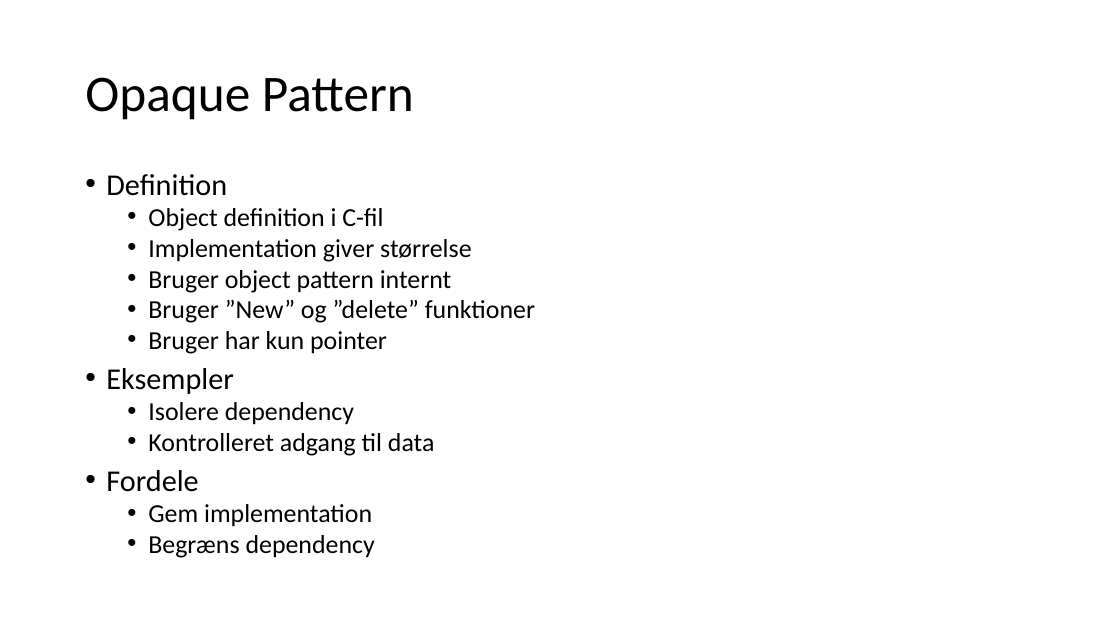
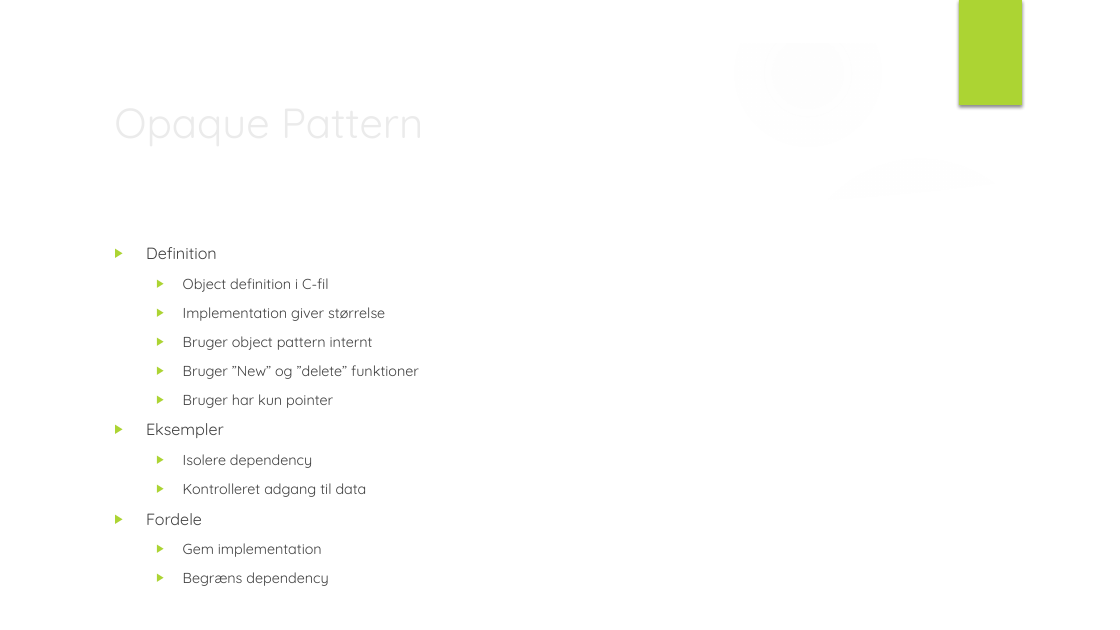
Before and after one commit to HybridChild/IDA_DesignPatterns, a slide deck: slide 6 of Embedded C Programming Design Patterns.pptx (slide 5 before the commit). Drawn at 1120x630 pixels with LibreOffice and Linux fonts; fonts in the diff are those of the drawing; background and template pictures are left out. Boxes give left, top, right and bottom in pixels: in the first picture for what was removed or moved away, otherwise in the second. Text is boxed around its words. In the diff, an @@ line names an element or a change of style, - is before the commit and + after.

```diff
--- a/Embedded C Programming Design Patterns.pptx
+++ b/Embedded C Programming Design Patterns.pptx
@@ group added at bbox=[0, 0, 1120, 630]: 2 ellipses, 2 freeform shapes @@
@@ rectangle added at bbox=[959, 0, 1022, 105], fill #ACD433 @@
@@ title "Opaque Pattern": place and size @@
-title "Opaque Pattern" at bbox=[85, 77, 414, 120]
+title "Opaque Pattern" at bbox=[106, 89, 911, 154]
@@ title "Opaque Pattern" at bbox=[106, 89, 911, 154]: size 44 to 36 pt, font Calibri to Quicksand, text colour #000000 to #EBEBEB; line spacing 0.9 to 1 @@
@@ text "Definition": place and size @@
-text "Definition" at bbox=[106, 174, 535, 558]
+text "Definition" at bbox=[146, 247, 419, 557]
@@ text "Definition" at bbox=[146, 247, 419, 557]: size 25.9 to 13.9 pt in "Definition", "Eksempler", "Fordele"; font Calibri to Quicksand, text colour #000000 to #404040; size 22.2 to 12.4 pt in "Object definition i C-fil", "Implementation giver størrelse", "Bruger object pattern internt", "Bruger ”New” og ”delete” funktioner" and 5 more places; bullet • to ▶; line spacing 0.8 to 1; more space between paragraphs @@
```
Also in this commit, not shown: 20 other slides changed, 3 slides added, 1 slide removed, 1 other file.
